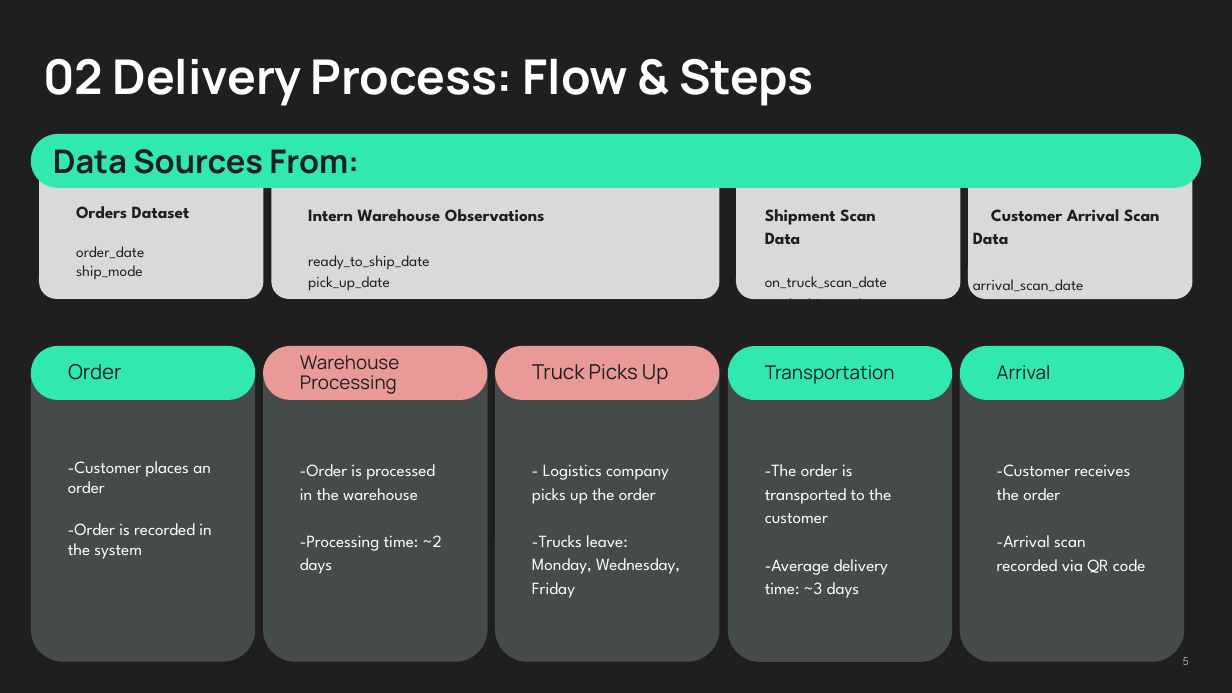
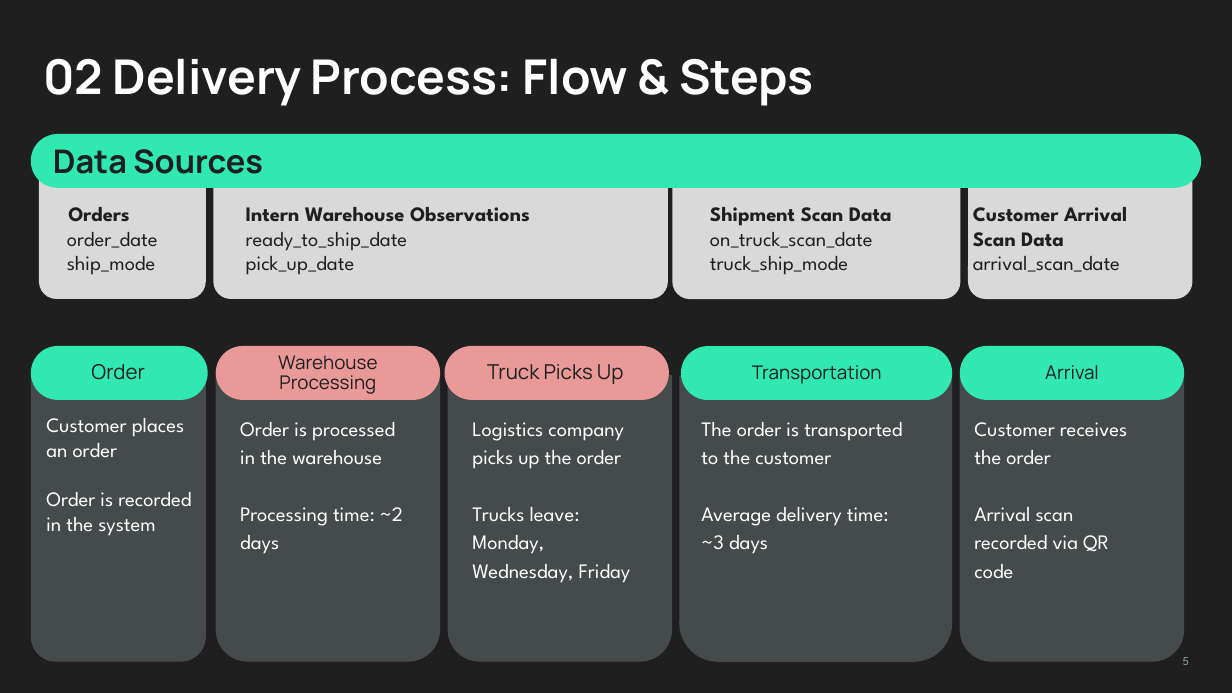
Before and after one commit to skibodaria/muesli-project, a slide deck: slide 5 of presentation/Muesli Delivery EDA.pptx. Drawn at 1232x693 pixels with LibreOffice and Linux fonts; fonts in the diff are those of the drawing. Boxes give left, top, right and bottom in pixels: in the first picture for what was removed or moved away, otherwise in the second. Text is boxed around its words. In the diff, an @@ line names an element or a change of style, - is before the commit and + after.

Commit message:
adding presentation in a new format

```diff
--- a/presentation/Muesli Delivery EDA.pptx
+++ b/presentation/Muesli Delivery EDA.pptx
@@ title at [53, 149, 263, 174]: text changed @@
-Data Sources From:
+Data Sources
@@ round same rect: place and size @@
-round same rect at [39, 176, 264, 298]
+round same rect at [39, 176, 206, 298]
@@ round same rect: place and size @@
-round same rect at [271, 176, 719, 298]
+round same rect at [213, 176, 668, 298]
@@ round same rect: place and size @@
-round same rect at [736, 176, 960, 298]
+round same rect at [673, 176, 961, 298]
@@ text "Orders": place and size @@
-text "Orders" at [76, 206, 190, 279]
+text "Orders" at [67, 207, 158, 275]
@@ text at [68, 207, 129, 222]: text changed; size 10 to 12 pt @@
-Orders Dataset
+Orders
@@ text "Intern Warehouse Observations": place and size @@
-text "Intern Warehouse Observations" at [308, 209, 545, 291]
+text "Intern Warehouse Observations" at [246, 207, 530, 275]
@@ text "Intern Warehouse Observations" at [246, 207, 530, 275]: size 10 to 12 pt in "Intern Warehouse Observations"; size 9 to 12 pt in "ready_to_ship_date", "pick_up_date"; line spacing 1.15 to 1 @@
@@ text "Shipment Scan Data": place and size @@
-text "Shipment Scan Data" at [765, 209, 887, 299]
+text "Shipment Scan Data" at [710, 207, 892, 275]
@@ text "Shipment Scan Data" at [710, 207, 892, 275]: size 10 to 12 pt in "Shipment Scan Data"; size 9 to 12 pt in "on_truck_scan_date", "truck_ship_mode"; line spacing 1.15 to 1 @@
@@ text at [973, 207, 1127, 246]: text changed; size 10 to 12 pt @@
-Customer Arrival Scan Data
+Customer Arrival
+Scan Data
@@ text at [67, 232, 158, 275]: size 9 to 12 pt in "order_date", "ship_mode"; line spacing 1.15 to 1 @@
@@ text at [973, 256, 1120, 272]: size 9 to 12 pt in "arrival_scan_date"; line spacing 1.15 to 1 @@
@@ alignment left to centre in 5 elements at [1045, 365, 1099, 380], [278, 355, 377, 394], [487, 364, 624, 384], [752, 365, 882, 384], [91, 364, 145, 380] @@
@@ rounded rectangle: place and size @@
-rounded rectangle at [31, 346, 255, 400]
+rounded rectangle at [31, 346, 208, 400]
@@ 2 subtitles, 2 round same rects, 2 rounded rectangles: place and size @@
-2 subtitles, 2 round same rects, 2 rounded rectangles at [264, 346, 719, 663]
+2 subtitles, 2 round same rects, 2 rounded rectangles at [216, 346, 671, 663]
@@ subtitle "Transportation": place and size @@
-subtitle "Transportation" at [765, 365, 895, 384]
+subtitle "Transportation" at [752, 365, 882, 384]
@@ rounded rectangle: place and size @@
-rounded rectangle at [728, 346, 952, 400]
+rounded rectangle at [681, 346, 952, 400]
@@ round same rect: place and size @@
-round same rect at [31, 376, 255, 663]
+round same rect at [31, 376, 206, 663]
@@ round same rect: place and size @@
-round same rect at [728, 376, 952, 663]
+round same rect at [679, 376, 952, 663]
@@ text at [46, 418, 191, 536]: text changed; size 10 to 12 pt @@
--Customer places an order
--Order is recorded in the system
+Customer places an order
+Order is recorded in the system
@@ text at [240, 422, 403, 554]: text changed; size 10 to 12 pt @@
--Order is processed in the warehouse
--Processing time: ~2 days
+Order is processed in the warehouse
+Processing time: ~2 days
@@ text at [472, 422, 631, 583]: text changed; size 10 to 12 pt @@
-- Logistics company picks up the order
--Trucks leave: Monday, Wednesday, Friday
+Logistics company picks up the order
+Trucks leave: Monday, Wednesday, Friday
@@ text at [701, 422, 902, 554]: text changed; size 10 to 12 pt @@
--The order is transported to the customer
--Average delivery time: ~3 days
+The order is transported to the customer
+Average delivery time: ~3 days
@@ text at [974, 422, 1127, 578]: text changed; size 10 to 12 pt @@
--Customer receives the order
--Arrival scan recorded via QR code
+Customer receives the order
+Arrival scan recorded via QR code
```
Also in this commit, not shown: 24 other slides changed, 1 other file.
